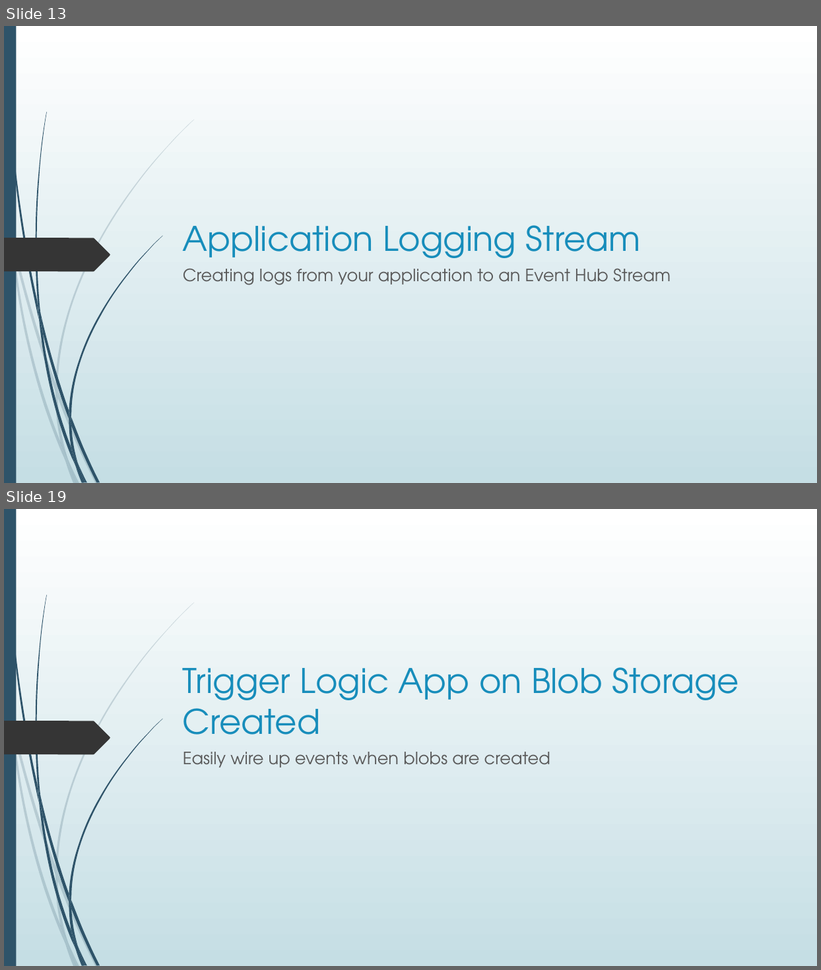
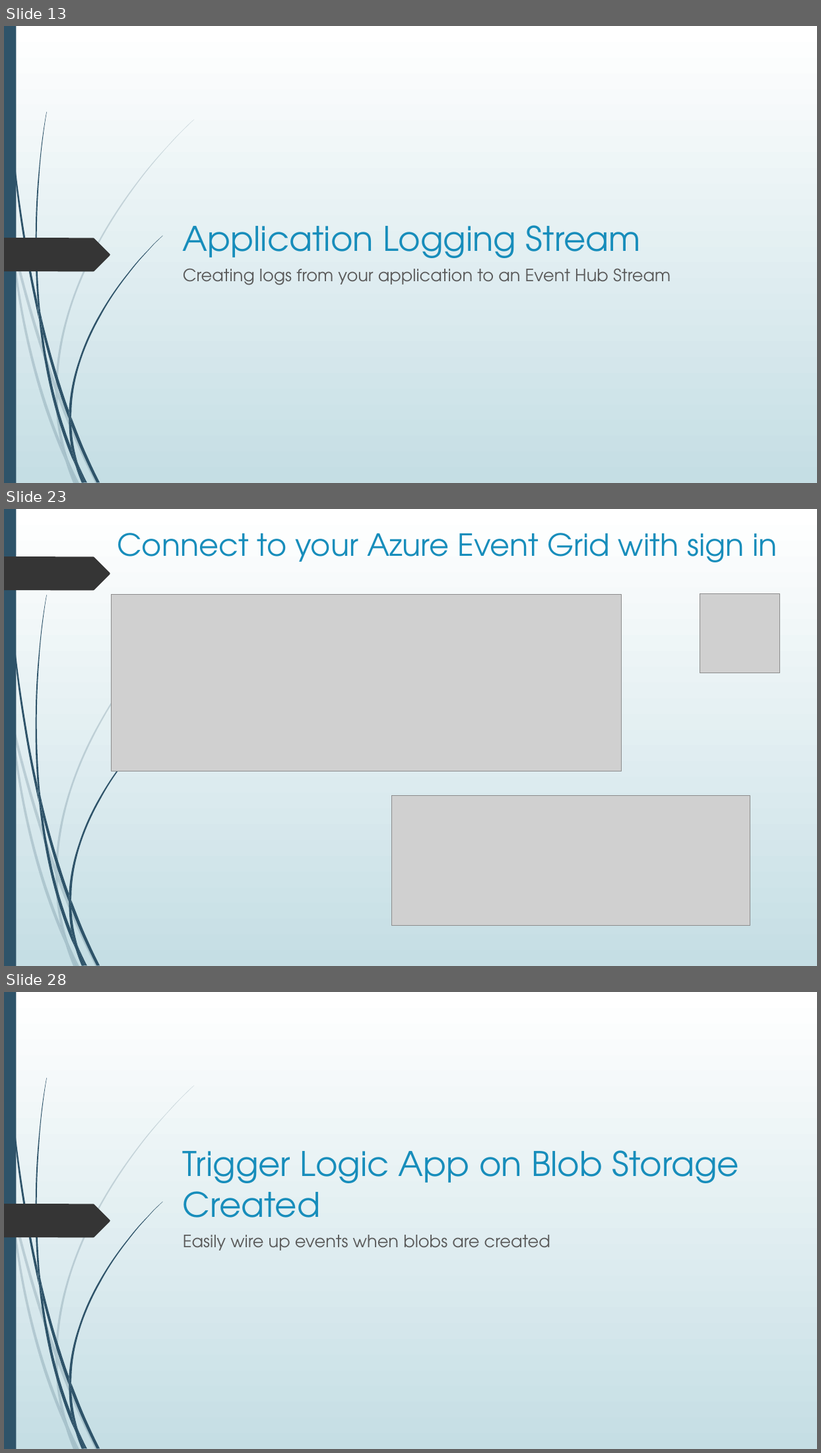
Before and after one commit to blgorman/ServerlessMessagingDemystified, a slide deck: ServerlessMessagingDemystified.pptx. Shown one above the other, each under a label of ours: slides 13 and 19 before the commit, slides 13, 23 and 28 after it; the slides between them are not shown. The pictures are 821x970 and 821x1453 pixels, drawn with LibreOffice and Linux fonts; fonts in the diff are those of the drawing; grey boxes stand for pictures. Boxes give left, top, right and bottom in pixels: in the first picture for what was removed or moved away, otherwise in the second. Text is boxed around its words. In the diff, an @@ line names an element or a change of style, - is before the commit and + after.

```diff
--- a/ServerlessMessagingDemystified.pptx
+++ b/ServerlessMessagingDemystified.pptx
@@ slide 23 added at (x1=4, y1=509, x2=817, y2=966), background gradient #FFFFFF to #C5DEE5; not listed: 23 template elements that a slide beside it also shows @@
@@ title added at (x1=117, y1=533, x2=777, y2=562), 36 pt, text #178DBB @@
+Connect to your Azure Event Grid with sign in
@@ freeform shape added at (x1=4, y1=557, x2=110, y2=590), fill #353535 @@
@@ picture added at (x1=111, y1=594, x2=621, y2=772) @@
@@ picture added at (x1=700, y1=593, x2=780, y2=673) @@
@@ picture added at (x1=392, y1=795, x2=750, y2=926) @@
@@ what was slide 19 is now slide 28 @@
```
Also in this commit, not shown: 9 slides changed, 10 other slides added, 11 other files.
